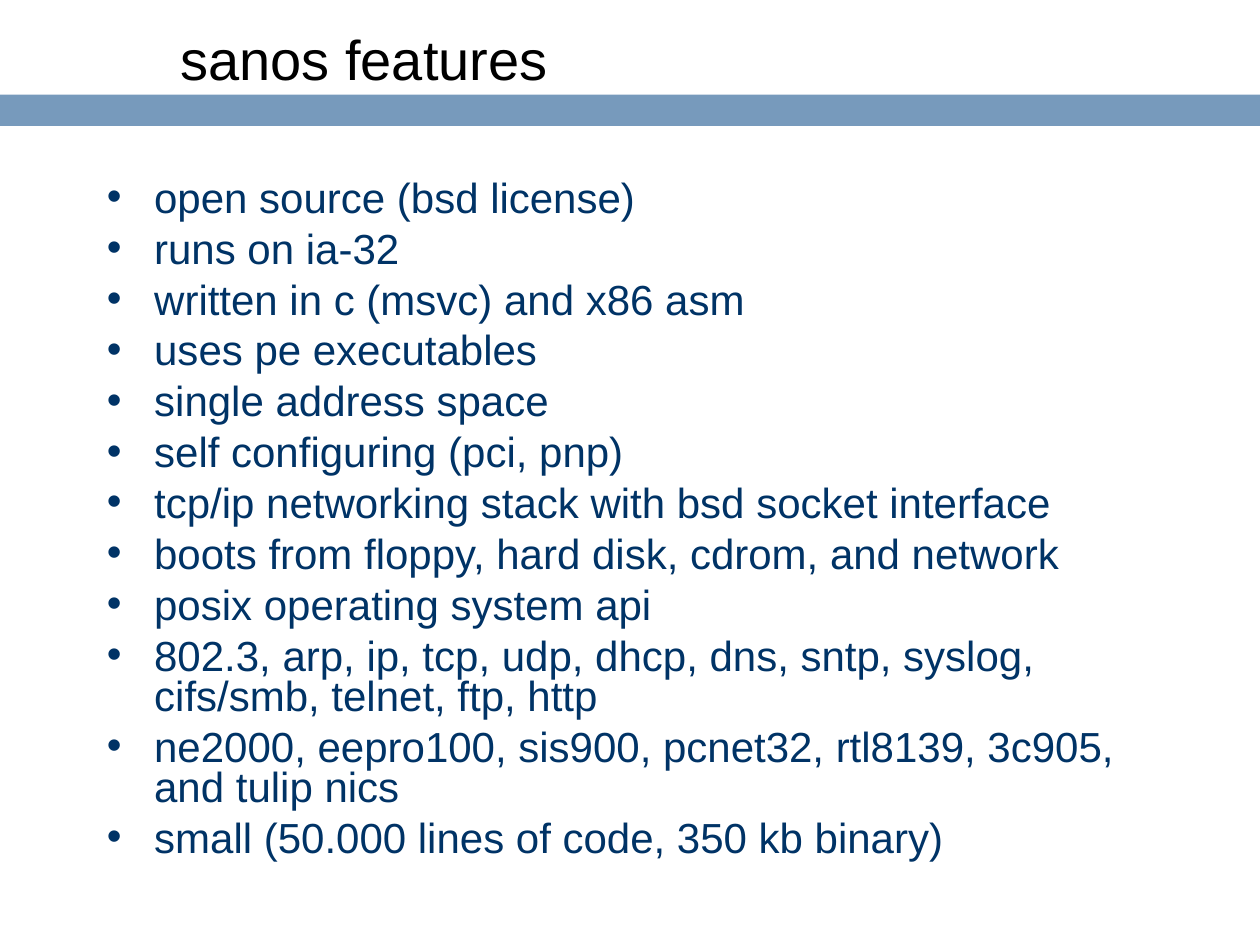
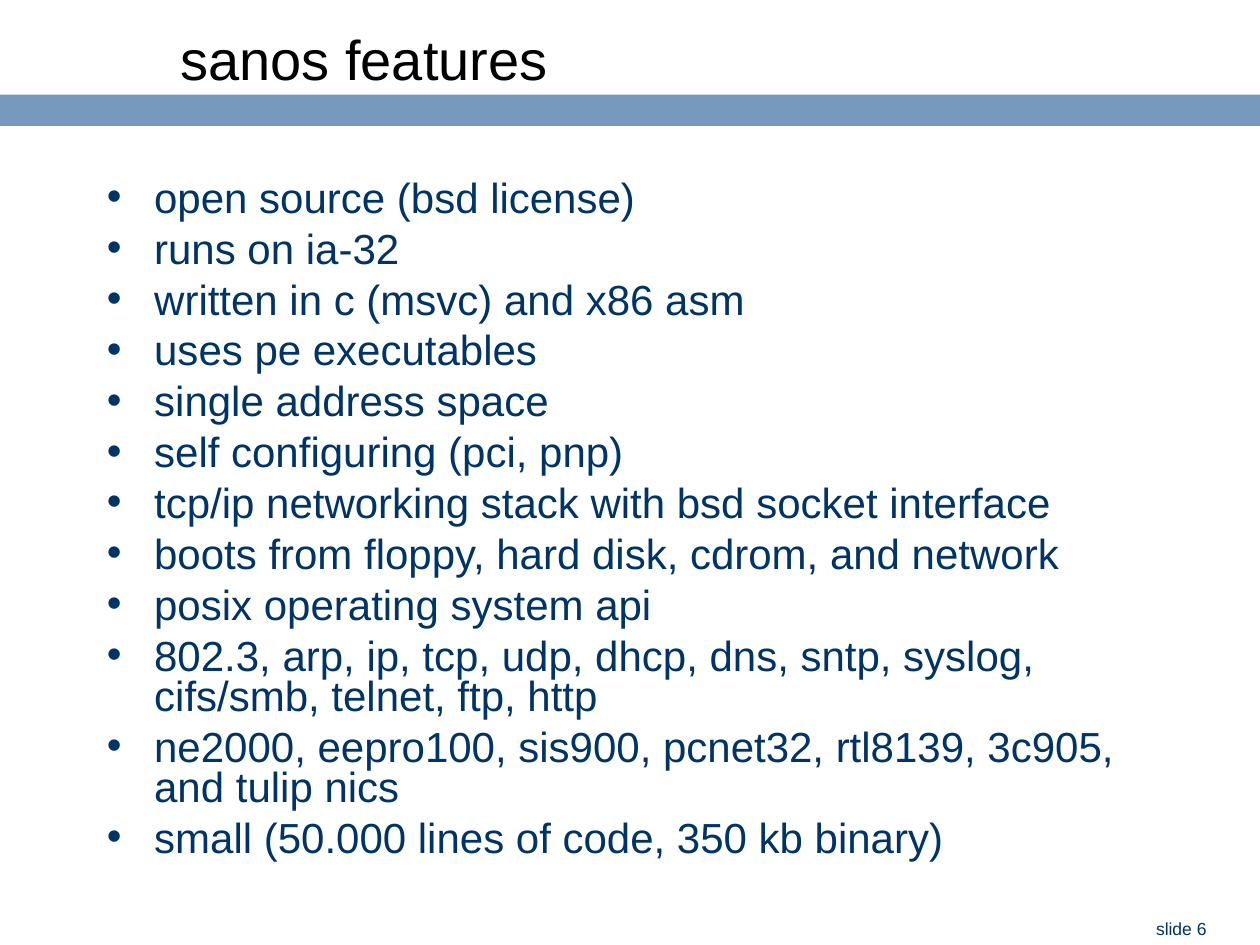
Before and after one commit to ringgaard/sanos, a slide deck: slide 6 of doc/jbox-intel.ppt. Drawn at 1260x945 pixels with LibreOffice and Linux fonts; fonts in the diff are those of the drawing; background and template pictures are left out. Boxes give left, top, right and bottom in pixels: in the first picture for what was removed or moved away, otherwise in the second. Text is boxed around its words. In the diff, an @@ line names an element or a change of style, - is before the commit and + after.

```diff
--- a/doc/jbox-intel.ppt
+++ b/doc/jbox-intel.ppt
@@ page number added at box(1156, 922, 1207, 935), 10 pt, text #003366 @@
+slide 6
```
Also in this commit, not shown: 8 other slides changed, 7 slides added.
